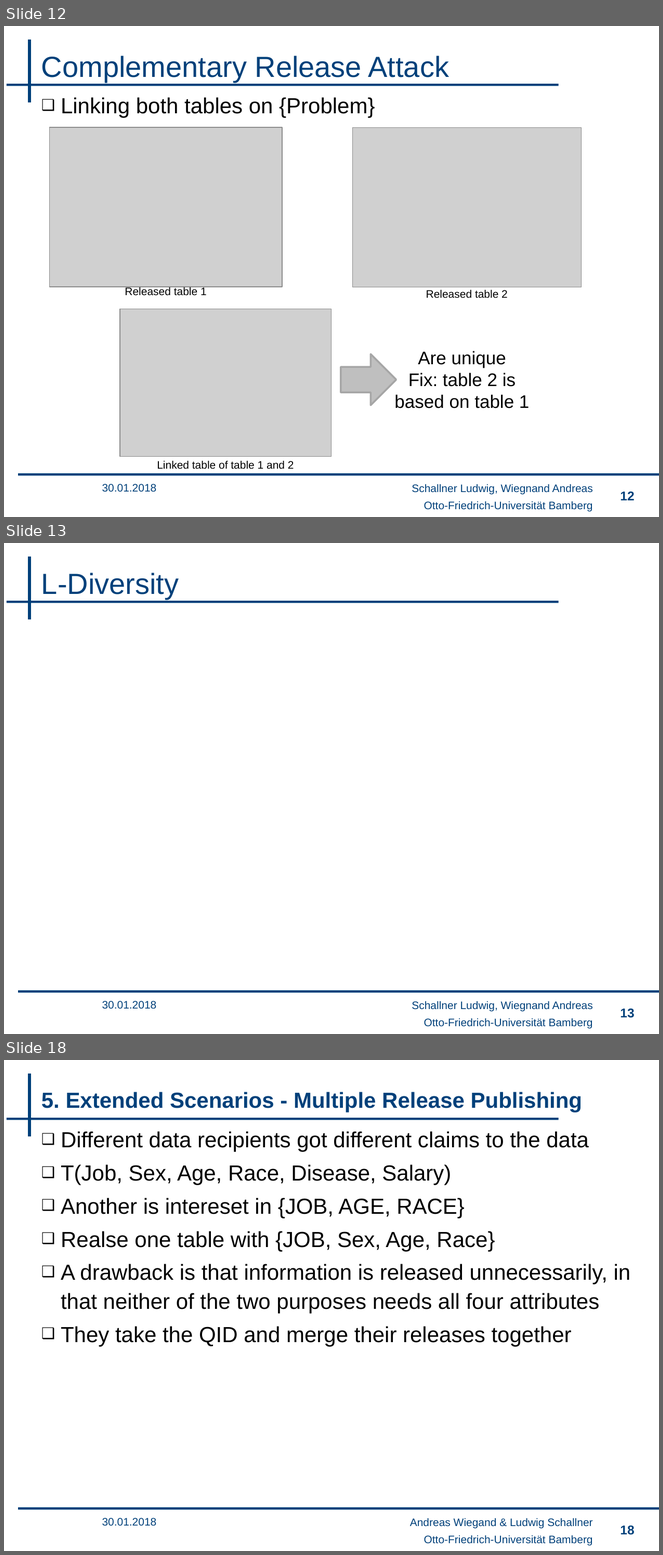
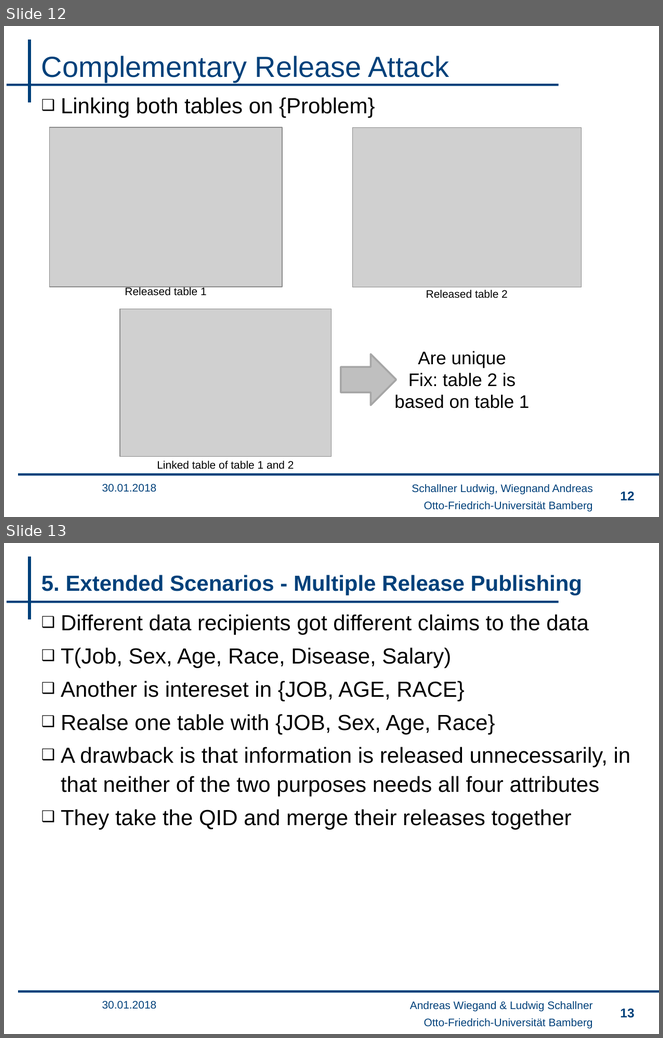
Before and after one commit to wsgan001/PSI-MSem, a slide deck: presentation/sicherheits_final_an.pptx. Shown one above the other, each under a label of ours: slides 12, 13 and 18 before the commit, slides 12 and 13 after it; the slides between them are not shown. The pictures are 663x1555 and 663x1038 pixels, drawn with LibreOffice and Linux fonts; fonts in the diff are those of the drawing; grey boxes stand for pictures; background and template pictures are left out. Boxes give left, top, right and bottom in pixels: in the first picture for what was removed or moved away, otherwise in the second. Text is boxed around its words. In the diff, an @@ line names an element or a change of style, - is before the commit and + after.

```diff
--- a/presentation/sicherheits_final_an.pptx
+++ b/presentation/sicherheits_final_an.pptx
@@ slide 13 removed at [4,543,659,1034], background #FFFFFF; not listed: 4 template elements that a slide beside it also shows @@
@@ title removed at [41,573,179,600] @@
-L-Diversity
@@ text removed at [102,1001,157,1009] @@
-30.01.2018
@@ text removed at [412,1001,593,1012] @@
-Schallner Ludwig, Wiegnand Andreas
@@ page number removed at [620,1009,634,1018] @@
-13
@@ what was slide 18 is now slide 13 @@
@@ page number at [620,1009,634,1018]: text changed @@
-18
+13
```
Also in this commit, not shown: 4 other slides removed.
